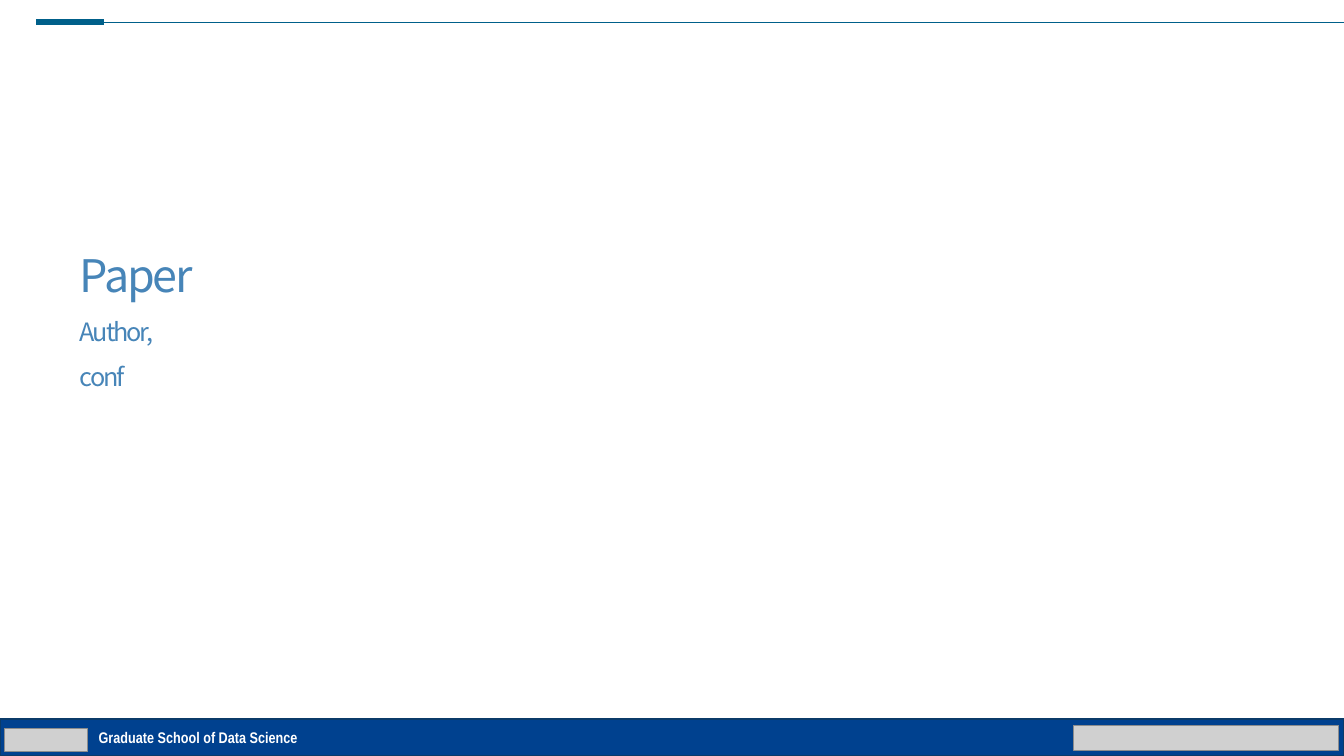
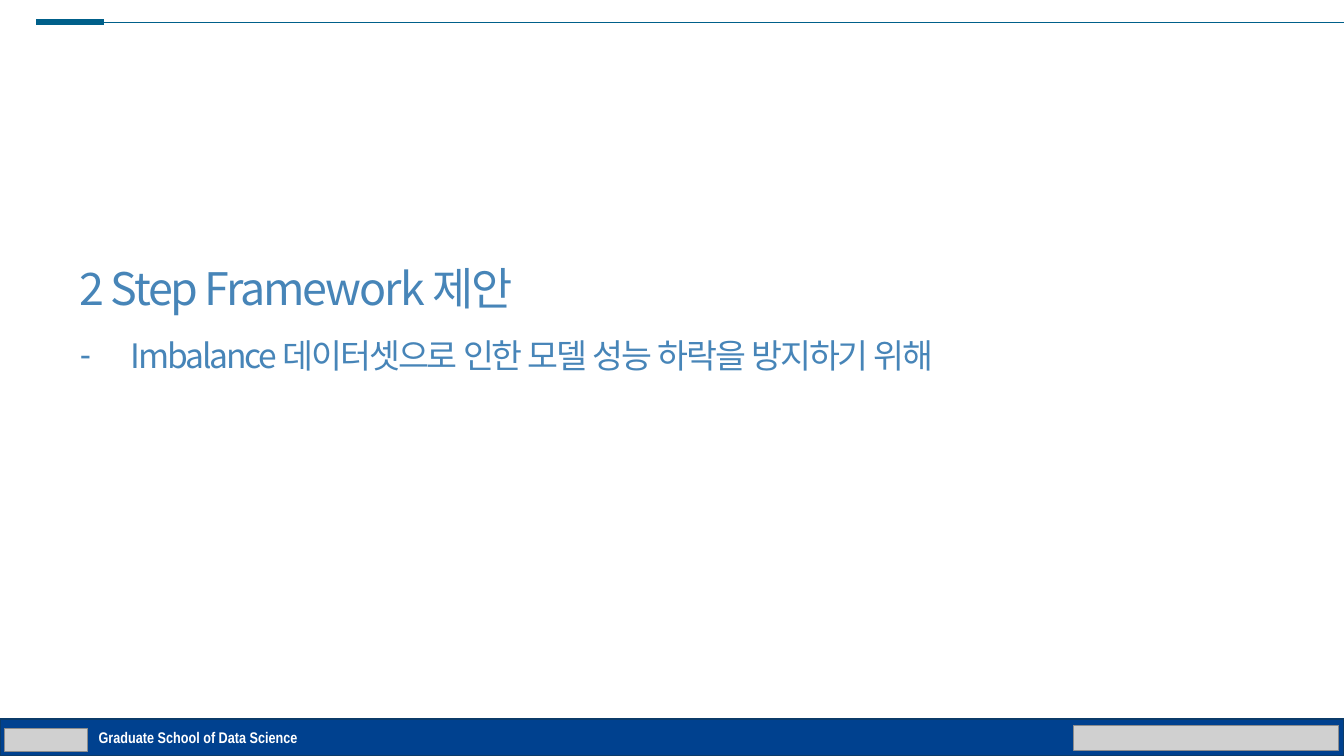
Before and after one commit to gusrn0505/TIL, a slide deck: slide 1 of 씨젠/발표 자료(다듬는 중).pptx. Drawn at 1344x756 pixels with LibreOffice and Linux fonts; fonts in the diff are those of the drawing; grey boxes stand for pictures. Boxes give left, top, right and bottom in pixels: in the first picture for what was removed or moved away, otherwise in the second. Text is boxed around its words. In the diff, an @@ line names an element or a change of style, - is before the commit and + after.

```diff
--- a/씨젠/발표 자료(다듬는 중).pptx
+++ b/씨젠/발표 자료(다듬는 중).pptx
@@ text removed at (80, 259, 193, 387) @@
-Paper
-Author, conf
@@ text added at (80, 268, 934, 371), 24 pt, text #4785B8 @@
+2 Step Framework 제안
+– Imbalance 데이터셋으로 인한 모델 성능 하락을 방지하기 위해
```
Also in this commit, not shown: 9 other slides changed, 2 slides added, 3 slides removed, 1 other file.
